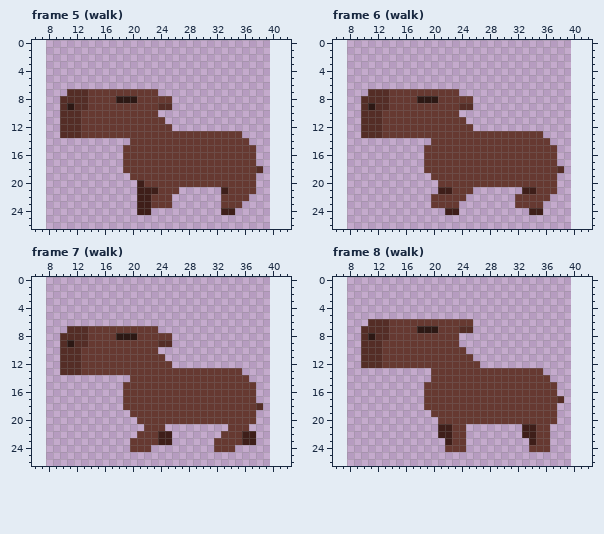
Two versions of one pixel-art file, Assets/Sprites/Player/capivara.aseprite. The picture above was drawn from the file before the commit.
32x32 pixels, 32 frames. Shown: frame 5 (walk): x 6..42, y 0..26; frame 6 (walk): x 6..42, y 0..26; frame 7 (walk): x 6..42, y 0..26; frame 8 (walk): x 6..42, y 0..26. The old version is drawn lined up with the new one, on the new canvas. The commit also changed other frames, which this record leaves out.
New version:
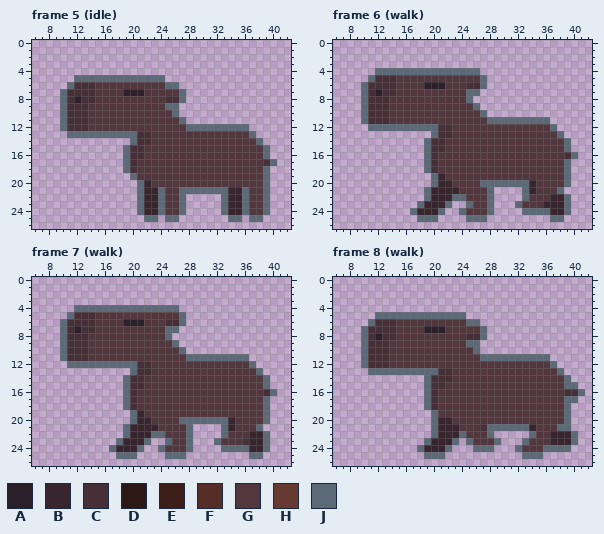
Palette (. is transparent): A #2c212b  B #38252e  C #462f37  D #2c1814  E #3e1e19  F #542d26  G #52383e  H #663931  J #5c6977
From the commit log: Updated Capivara Ainda está faltando integrar umas duas animações
The edit:
canvas 32x32 -> 50x32, the old top-left corner now at 8,0
--- frame 5 (idle)
@@ x 6..42 @@
  4 .....................................
- 5 .....................................
- 6 .....................................
- 7 .....FFFHHHHHHHHHH...................
- 8 ....FFFFHHHHDDDHHHHH.................
- 9 ....FDFFHHHHHHHHHHFF.................
-10 ....FFFHHHHHHHHHHH...................
-11 ....FFFHHHHHHHHHHHH..................
-12 ....FFFHHHHHHHHHHHHH.................
-13 ....FFFHHHHHHHHHHHHHHHHHHHHHHH.......
-14 ..............HHHHHHHHHHHHHHHHH......
-15 .............HHHHHHHHHHHHHHHHHHH.....
-16 .............HHHHHHHHHHHHHHHHHHH.....
-17 .............HHHHHHHHHHHHHHHHHHH.....
-18 .............HHHHHHHHHHHHHHHHHHHF....
-19 ..............HHHHHHHHHHHHHHHHHH.....
-20 ...............EHHHHHHHHHHHHHHHH.....
-21 ...............EEEHHH......EHHHH.....
-22 ...............EEHHH.......HHHH......
-23 ...............EEHHH.......HHH.......
-24 ...............EE..........EE........
-25 .....................................
+ 5 ......JJJJJJJJJJJJJ..................
+ 6 .....JCCCGGGGGGGGGGJJ................
+ 7 ....JCCCCGGGGAAAGGGGGJ...............
+ 8 ....JCACCGGGGGGGGGGCCJ...............
+ 9 ....JCCCGGGGGGGGGGGJJ................
+10 ....JCCCGGGGGGGGGGGGJ................
+11 ....JCCCGGGGGGGGGGGGGJ...............
+12 ....JCCCGGGGGGGGGGGGGGJJJJJJJJJ......
+13 .....JJJJJJJJJJCCGGGGGGGGGGGGGGJ.....
+14 ..............JCCGGGGGGGGGGGGGGGJ....
+15 .............JCCGGGGGGGGGGGGGGGGGJ...
+16 .............JCCGGGGGGGGGGGGGGGGGJ...
+17 .............JCGGGGGGGGGGGGGGGGGGCJ..
+18 .............JCGGGGGGGGGGGGGGGGGGJ...
+19 ..............JGGGGGGGGGGGGGGGGGGJ...
+20 ...............JBGGGGGGGGGGGGGGGGJ...
+21 ...............JBBJGGJJJJJJJBBJGGJ...
+22 ...............JBBJGGJ.....JBBJGGJ...
+23 ...............JBBJGGJ.....JBBJGGJ...
+24 ...............JBBJGGJ.....JBBJGGJ...
+25 ................JJ.JJ.......JJ.JJ....
 26 .....................................
--- frame 6 (walk)
@@ x 6..42 @@
  3 .....................................
- 4 .....................................
- 5 .....................................
- 6 .....................................
- 7 .....FFFHHHHHHHHHH...................
- 8 ....FFFFHHHHDDDHHHHH.................
- 9 ....FDFFHHHHHHHHHHFF.................
-10 ....FFFHHHHHHHHHHH...................
-11 ....FFFHHHHHHHHHHHH..................
-12 ....FFFHHHHHHHHHHHHH.................
-13 ....FFFHHHHHHHHHHHHHHHHHHHHHHH.......
-14 ..............HHHHHHHHHHHHHHHHH......
-15 .............HHHHHHHHHHHHHHHHHHH.....
-16 .............HHHHHHHHHHHHHHHHHHH.....
-17 .............HHHHHHHHHHHHHHHHHHH.....
-18 .............HHHHHHHHHHHHHHHHHHHF....
-19 ..............HHHHHHHHHHHHHHHHHH.....
-20 ...............HHHHHHHHHHHHHHHHH.....
-21 ...............EEHHH.......EEHHH.....
-22 ..............HHHHH.......HHHHH......
-23 ..............HHHH........HHHH.......
-24 ................EE..........EE.......
-25 .....................................
+ 4 ......JJJJJJJJJJJJJJJ................
+ 5 .....JCCCGGGGGGGGGGGGJ...............
+ 6 ....JCCCCGGGGAAAGGGCCJ...............
+ 7 ....JCACCGGGGGGGGGGJJ................
+ 8 ....JCCCGGGGGGGGGGGJ.................
+ 9 ....JCCCGGGGGGGGGGGGJ................
+10 ....JCCCGGGGGGGGGGGGGJ...............
+11 ....JCCCGGGGGGGGGGGGGGJJJJJJJJJ......
+12 .....JJJJJJJJJJCCGGGGGGGGGGGGGGJ.....
+13 ..............JCCGGGGGGGGGGGGGGGJ....
+14 .............JCCGGGGGGGGGGGGGGGGGJ...
+15 .............JCCGGGGGGGGGGGGGGGGGJ...
+16 .............JCGGGGGGGGGGGGGGGGGGCJ..
+17 .............JCGGGGGGGGGGGGGGGGGGJ...
+18 .............JCGGGGGGGGGGGGGGGGGGJ...
+19 ..............JBGGGGGGGGGGGGGGGGGJ...
+20 ..............JBBGGGGJJJJJJJBGGGGJ...
+21 .............JBBBBGGGGJ....JBGGGJ....
+22 .............JBBBJJGGGJ....JGGGBBJ...
+23 ............JBBBJ..JGGJ...JGGGBBBJ...
+24 ...........JBBBJ..JGGGJ....JJJJBBJ...
+25 ............JJJ....JJJ.........JJ....
 26 .....................................
--- frame 7 (walk)
@@ x 6..42 @@
  3 .....................................
- 4 .....................................
- 5 .....................................
- 6 .....................................
- 7 .....FFFHHHHHHHHHH...................
- 8 ....FFFFHHHHDDDHHHHH.................
- 9 ....FDFFHHHHHHHHHHFF.................
-10 ....FFFHHHHHHHHHHH...................
-11 ....FFFHHHHHHHHHHHH..................
-12 ....FFFHHHHHHHHHHHHH.................
-13 ....FFFHHHHHHHHHHHHHHHHHHHHHHH.......
-14 ..............HHHHHHHHHHHHHHHHH......
-15 .............HHHHHHHHHHHHHHHHHHH.....
-16 .............HHHHHHHHHHHHHHHHHHH.....
-17 .............HHHHHHHHHHHHHHHHHHH.....
-18 .............HHHHHHHHHHHHHHHHHHHF....
-19 ..............HHHHHHHHHHHHHHHHHH.....
-20 ...............HHHHHHHHHHHHHHHHH.....
-21 ................HHH.........HHH......
-22 ...............HHHEE.......HHHEE.....
-23 ..............HHHHEE......HHHHEE.....
-24 ..............HHH.........HHH........
-25 .....................................
+ 4 ......JJJJJJJJJJJJJJJ................
+ 5 .....JCCCGGGGGGGGGGGGJ...............
+ 6 ....JCCCCGGGGAAAGGGCCJ...............
+ 7 ....JCACCGGGGGGGGGGJJ................
+ 8 ....JCCCGGGGGGGGGGGJ.................
+ 9 ....JCCCGGGGGGGGGGGGJ................
+10 ....JCCCGGGGGGGGGGGGGJ...............
+11 ....JCCCGGGGGGGGGGGGGGJJJJJJJJJ......
+12 .....JJJJJJJJJJCCGGGGGGGGGGGGGGJ.....
+13 ..............JCCGGGGGGGGGGGGGGGJ....
+14 .............JCCGGGGGGGGGGGGGGGGGJ...
+15 .............JCCGGGGGGGGGGGGGGGGGJ...
+16 .............JCGGGGGGGGGGGGGGGGGGCJ..
+17 .............JCGGGGGGGGGGGGGGGGGGJ...
+18 .............JCGGGGGGGGGGGGGGGGGGJ...
+19 ..............JBGGGGGGGGGGGGGGGGGJ...
+20 ..............JBBGGGGJJJJJJJBGGGGJ...
+21 .............JBBBBGGGGJ....JBGGGJ....
+22 .............JBBBJJGGGJ....JGGGBBJ...
+23 ............JBBBJ..JGGJ...JGGGCBBJ...
+24 ...........JBBBJ..JGGGJ....JJJJBBJ...
+25 ............JJJ....JJJ.........JJ....
 26 .....................................
--- frame 8 (walk)
@@ x 6..42 @@
  4 .....................................
- 5 .....................................
- 6 .....FFFHHHHHHHHHHHH.................
- 7 ....FFFFHHHHDDDHHHFF.................
- 8 ....FDFFHHHHHHHHHH...................
- 9 ....FFFHHHHHHHHHHH...................
-10 ....FFFHHHHHHHHHHHH..................
-11 ....FFFHHHHHHHHHHHHH.................
-12 ....FFFHHHHHHHHHHHHHH................
-13 ..............HHHHHHHHHHHHHHHH.......
-14 ..............HHHHHHHHHHHHHHHHH......
-15 .............HHHHHHHHHHHHHHHHHHH.....
-16 .............HHHHHHHHHHHHHHHHHHH.....
-17 .............HHHHHHHHHHHHHHHHHHHF....
-18 .............HHHHHHHHHHHHHHHHHHH.....
-19 ..............HHHHHHHHHHHHHHHHHH.....
-20 ...............HHHHHHHHHHHHHHHHH.....
-21 ...............EEHH........EEHH......
-22 ...............EEHH........EEHH......
-23 ................EHH.........EHH......
-24 ................HHH.........HHH......
-25 .....................................
+ 5 ......JJJJJJJJJJJJJ..................
+ 6 .....JCCCGGGGGGGGGGJJ................
+ 7 ....JCCCCGGGGAAAGGGGGJ...............
+ 8 ....JCACCGGGGGGGGGGCCJ...............
+ 9 ....JCCCGGGGGGGGGGGJJ................
+10 ....JCCCGGGGGGGGGGGGJ................
+11 ....JCCCGGGGGGGGGGGGGJJJJJJJJJJ......
+12 ....JCCCGGGGGGGGGGGGGGGGGGGGGGGJ.....
+13 .....JJJJJJJJJJCCGGGGGGGGGGGGGGGJ....
+14 .............JCCCGGGGGGGGGGGGGGGGJ...
+15 .............JCCGGGGGGGGGGGGGGGGGJJ..
+16 .............JCGGGGGGGGGGGGGGGGGGCCJ.
+17 .............JCGGGGGGGGGGGGGGGGGGJJ..
+18 .............JCGGGGGGGGGGGGGGGGGGJ...
+19 ..............JGGGGGGGGGGGGGGGGGGJ...
+20 ..............JBBGGGGGGGGGGGGGGGGJ...
+21 ..............JBBBGGGCJJJJJJBGGGJJ...
+22 ..............JBBBJGGGJ.....JGGBBBJ..
+23 .............JBBBJ.JGGGJ...JGGGBBBJ..
+24 ............JBBBJ...JJJ...JGGGJJJJ...
+25 .............JJJ...........JJJ.......
 26 .....................................
Where, in picture pixels (left, top, right, bottom), the same in both pictures:
changed: (60, 75, 277, 222)
changed: (361, 68, 578, 222)
changed: (60, 305, 277, 459)
changed: (361, 312, 585, 459)
